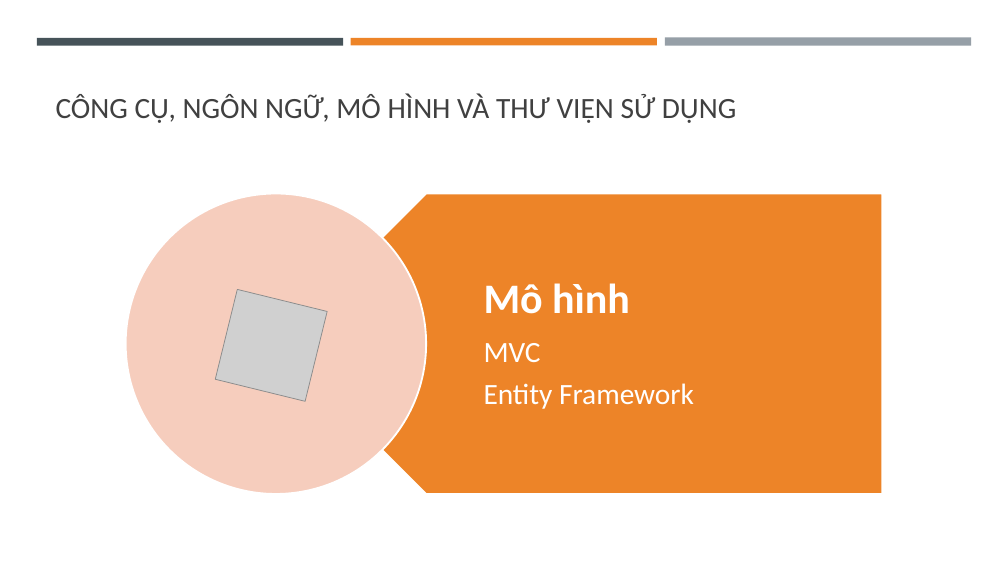
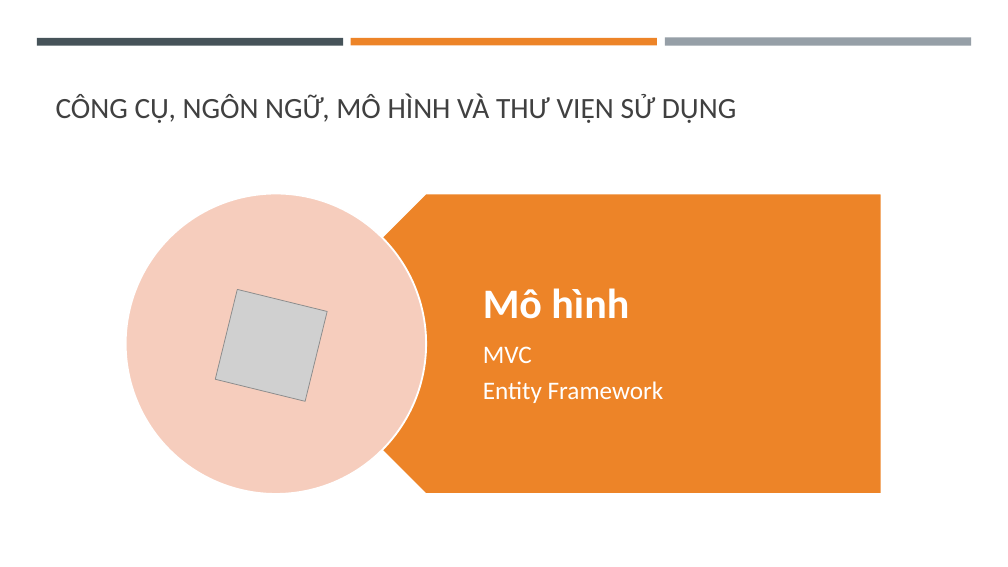
Before and after one commit to bqhai/Graduation_Essay, a slide deck: slide 23 of documents/KLTN2021_26_Update.pptx. Drawn at 1008x567 pixels with LibreOffice and Linux fonts; fonts in the diff are those of the drawing; grey boxes stand for pictures. Boxes give left, top, right and bottom in pixels: in the first picture for what was removed or moved away, otherwise in the second. Text is boxed around its words. In the diff, an @@ line names an element or a change of style, - is before the commit and + after.

```diff
--- a/documents/KLTN2021_26_Update.pptx
+++ b/documents/KLTN2021_26_Update.pptx
@@ text at (483,346,664,403): size 28 to 24 pt in "MVC", "Entity Framework"; less space between paragraphs @@
```
Also in this commit, not shown: 4 other slides changed.
